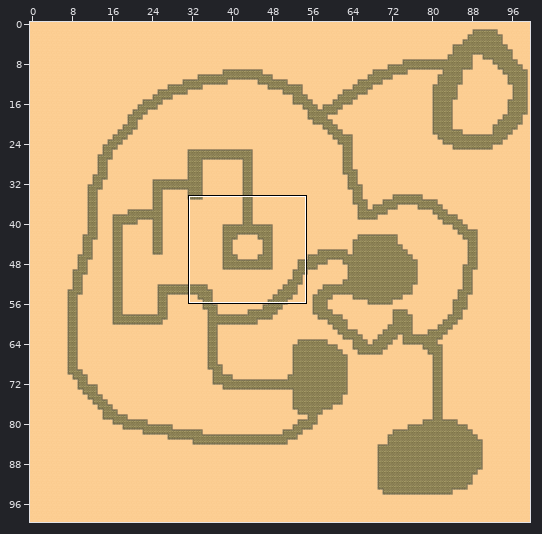
One commit to this Tiled map: resources/testmap.tmx. The first picture is a wide view before the edit; the outline marks the close-up.
Close-up. Before:
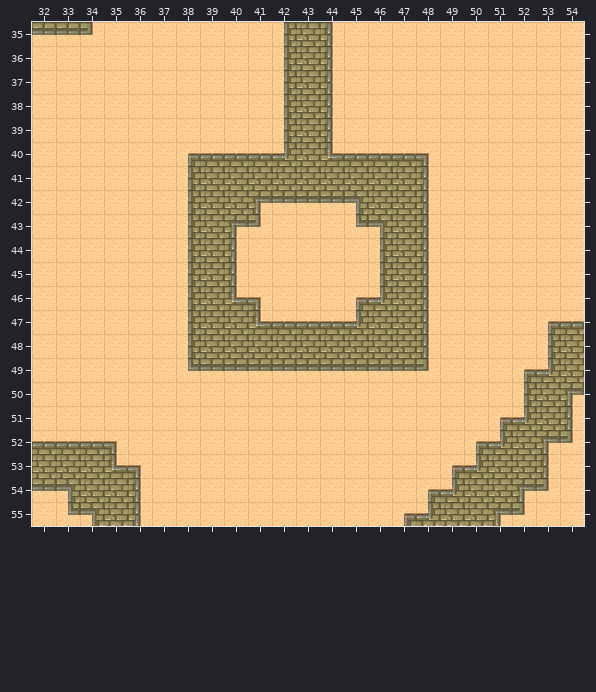
Cells are 32x32 px. Shown: x 32..54, y 35..55.
The same view after the edit:
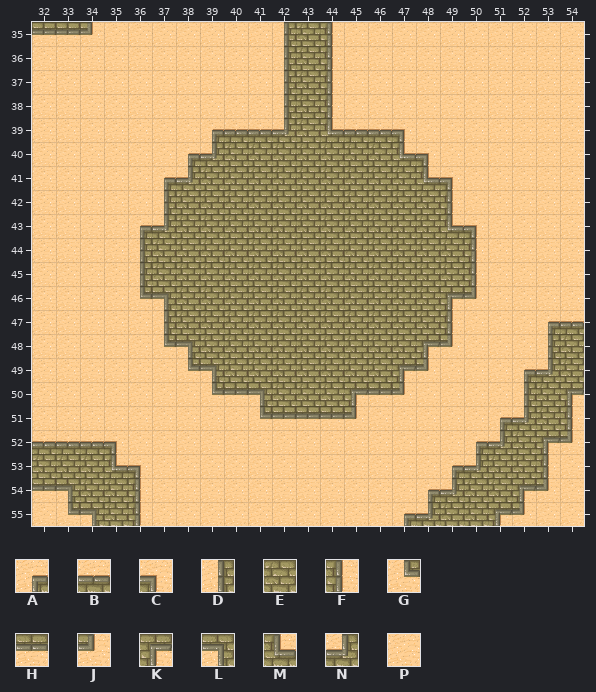
Key: from "desert": A 0, B 1, C 2, D 8, E 9, F 10, G 16, H 17, J 18, K 19, L 20, M 27, N 28, P 29.
_ is an empty cell.
Tiles replaced or removed in this view: A, B, C, D, F, G, H, J, K, L, M, N, P.
From old to new:
Changed rows in their new state; . is an unchanged cell.
Layer "Tile Layer 1":
first column x 36:
39 ...ABBN.MBBC...
40 ...NEEE.EEEM...
41 .AN.........MC.
42 .DE..EEEEE..EF.
43 ANE.EEEEEEE.EMC
44 DEE.EEEEEEE.EEF
45 DEE.EEEEEEE.EEF
46 GLE.EEEEEEE.EKJ
47 .DE..EEEEE..EF.
48 .GL.........KJ.
49 ...LEEEEEEEK...
50 ...GHLEEEKHJ...
51 .....GHHHJ.....
Boxes around the changes in both close-ups, in picture pixels (x1, y1, x2, y2):
changed: (140, 121, 477, 419)
